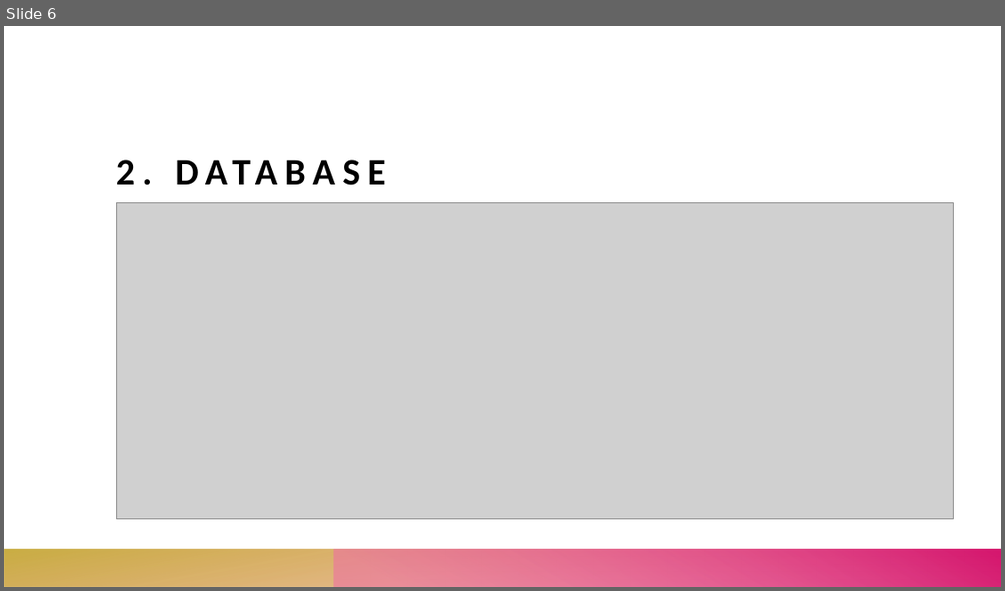
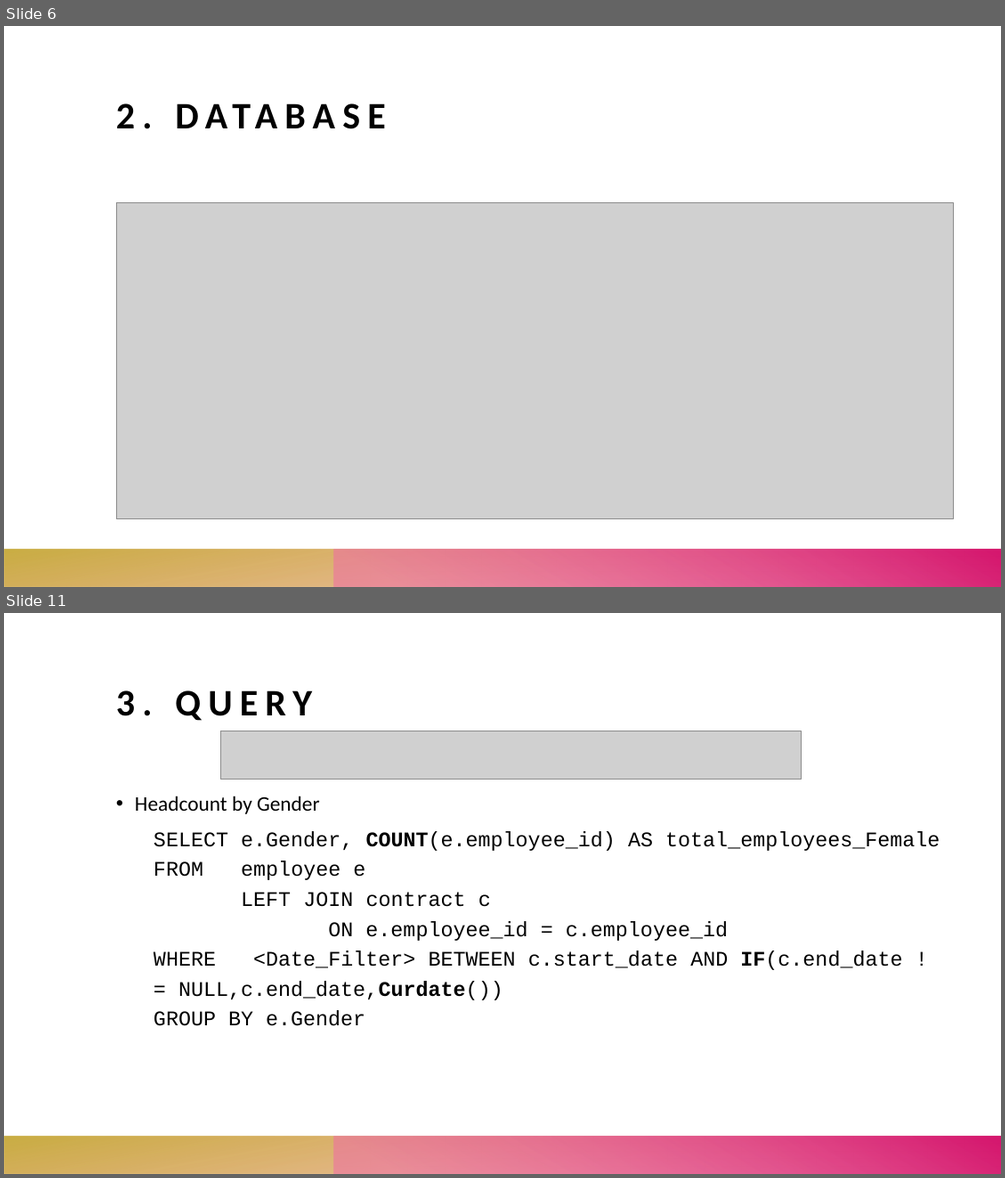
Before and after one commit to thuanpham113/J2YB, a slide deck: MentorShip Program/Exam 2/Exam 2.pptx. Shown one above the other, each under a label of ours: slide 6 before the commit, slides 6 and 11 after it; the slides between them are not shown. The pictures are 1005x591 and 1005x1178 pixels, drawn with LibreOffice and Linux fonts; fonts in the diff are those of the drawing; grey boxes stand for pictures. Boxes give left, top, right and bottom in pixels: in the first picture for what was removed or moved away, otherwise in the second. Text is boxed around its words. In the diff, an @@ line names an element or a change of style, - is before the commit and + after.

Commit message:
update query

```diff
--- a/MentorShip Program/Exam 2/Exam 2.pptx
+++ b/MentorShip Program/Exam 2/Exam 2.pptx
@@ slide 11 added at box(4, 613, 1001, 1174), background #FFFFFF; not listed: 2 template elements that a slide beside it also shows @@
@@ title added at box(116, 690, 312, 721), 36 pt, text #000000, bold @@
+3. QUERY
@@ picture added at box(220, 731, 801, 779) @@
@@ text added at box(135, 795, 939, 1026), 20 pt, text #000000 @@
+• Headcount by Gender
+  SELECT e.Gender, COUNT(e.employee_id) AS total_employees_Female
+  FROM employee e
+  LEFT JOIN contract c
+  ON e.employee_id = c.employee_id
+  WHERE <Date_Filter> BETWEEN c.start_date AND IF(c.end_date != NULL,c.end_date,Curdate())
+  GROUP BY e.Gender
@@ slide 6 changed as well @@
@@ title "2. DATABASE" at box(116, 103, 135, 128): vertical alignment bottom to top @@
```
Also in this commit, not shown: 5 other slides changed, 5 other slides added, 1 other file.
